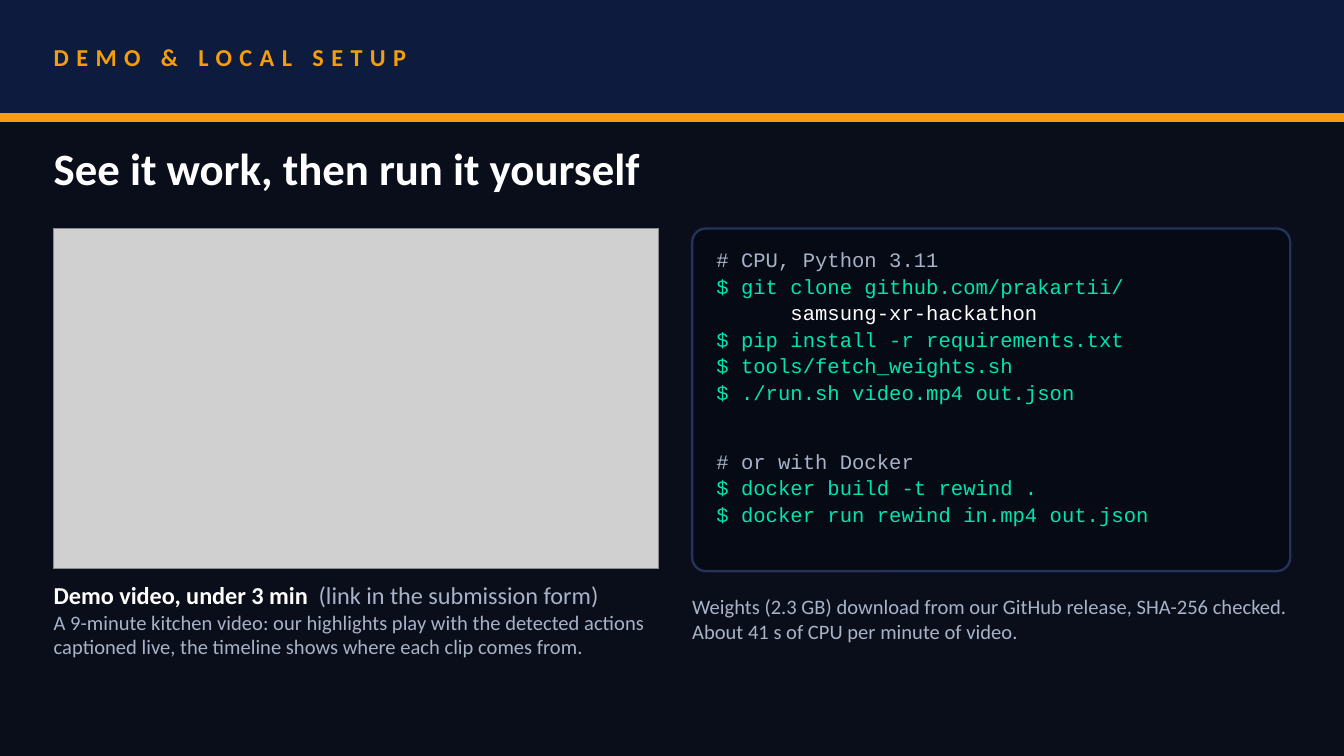
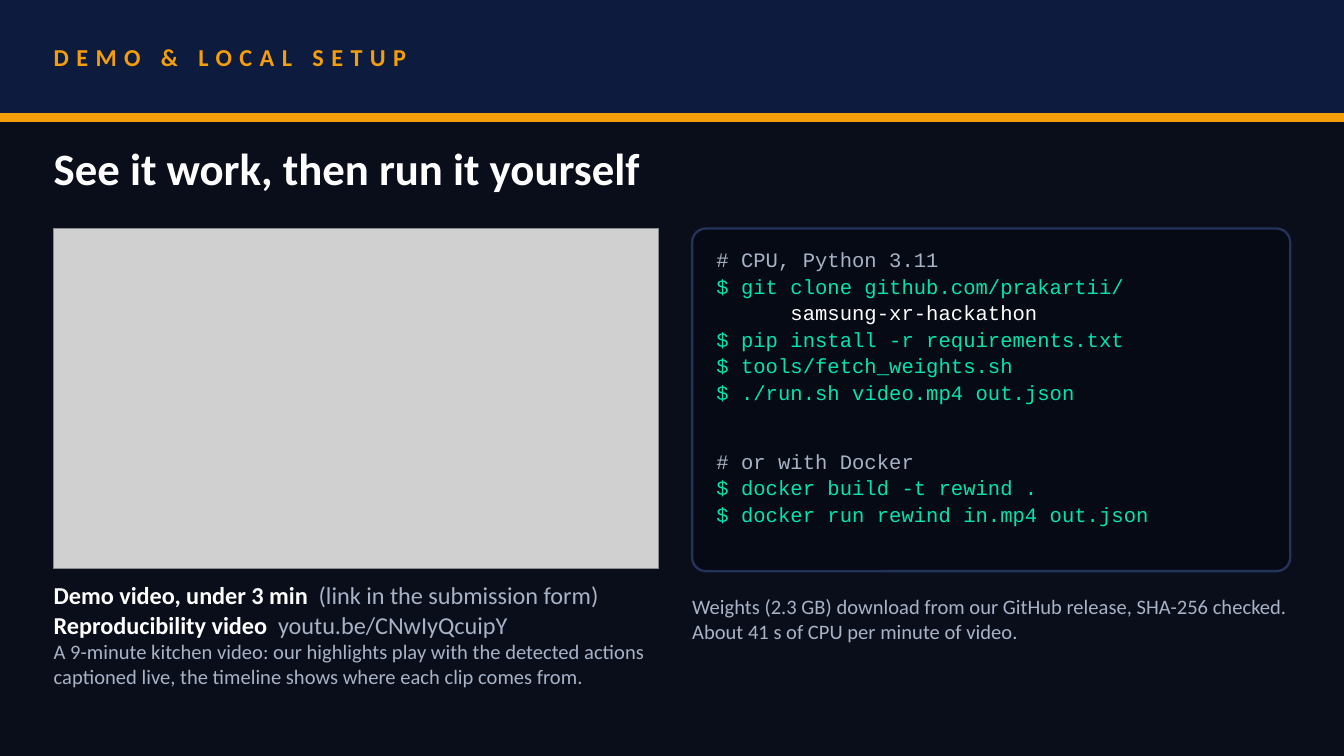
Before and after one commit to prakartii/samsung-xr-hackathon, a slide deck: slide 7 of docs/VITVellore_Nexus.pptx. Drawn at 1344x756 pixels with LibreOffice and Linux fonts; fonts in the diff are those of the drawing; grey boxes stand for pictures. Boxes give left, top, right and bottom in pixels: in the first picture for what was removed or moved away, otherwise in the second. Text is boxed around its words. In the diff, an @@ line names an element or a change of style, - is before the commit and + after.

Commit message:
Link the reproducibility video and the complete kit package (README, deck)

```diff
--- a/docs/VITVellore_Nexus.pptx
+++ b/docs/VITVellore_Nexus.pptx
@@ text at box(54, 617, 507, 638): paragraph added @@
+Reproducibility video youtu.be/CNwIyQcuipY
```
Also in this commit, not shown: 3 other files.
